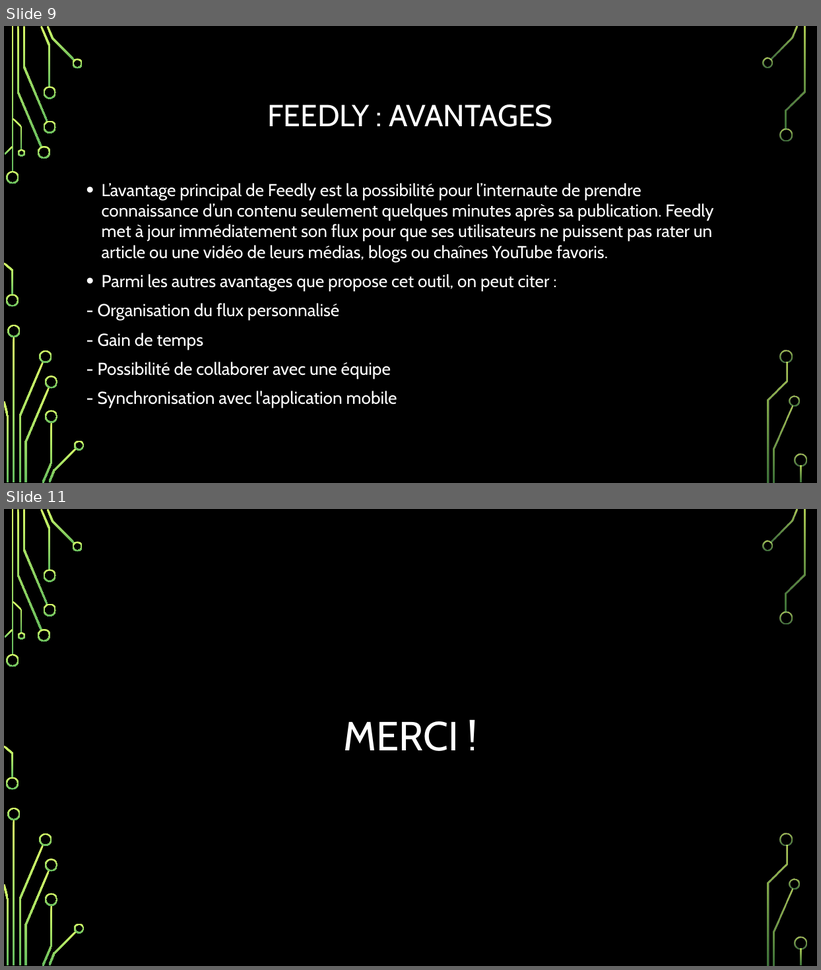
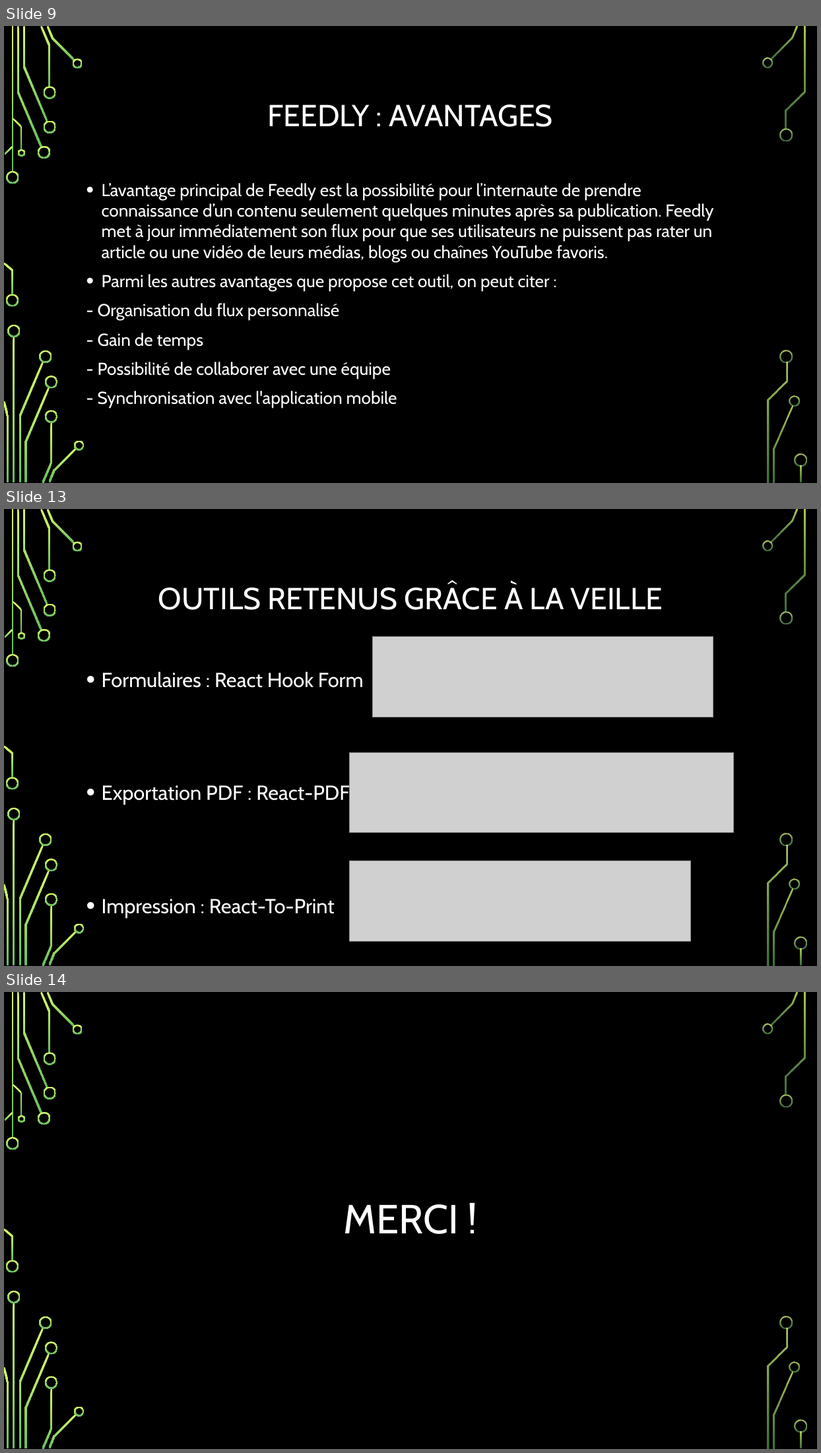
Before and after one commit to sunny-biard/MenuMaker, a slide deck: BIARD_Sunny_3_veille_052024.pptx. Shown one above the other, each under a label of ours: slides 9 and 11 before the commit, slides 9, 13 and 14 after it; the slides between them are not shown. The pictures are 821x970 and 821x1453 pixels, drawn with LibreOffice and Linux fonts; fonts in the diff are those of the drawing; grey boxes stand for pictures; background and template pictures are left out. Boxes give left, top, right and bottom in pixels: in the first picture for what was removed or moved away, otherwise in the second. Text is boxed around its words. In the diff, an @@ line names an element or a change of style, - is before the commit and + after.

```diff
--- a/BIARD_Sunny_3_veille_052024.pptx
+++ b/BIARD_Sunny_3_veille_052024.pptx
@@ slide 13 added at (x1=4, y1=509, x2=817, y2=966), background picture (left out); not listed: 36 template elements that a slide beside it also shows @@
@@ title added at (x1=158, y1=584, x2=663, y2=610), 36 pt, text #FFFFFF @@
+OUTILS RETENUS GRÂCE À LA VEILLE
@@ picture added at (x1=372, y1=637, x2=714, y2=718) @@
@@ text added at (x1=102, y1=672, x2=364, y2=918), 24 pt, text #FFFFFF @@
+• Formulaires : React Hook Form
+• Exportation PDF : React-PDF
+• Impression : React-To-Print
@@ picture added at (x1=350, y1=753, x2=733, y2=833) @@
@@ picture added at (x1=350, y1=861, x2=691, y2=942) @@
@@ what was slide 11 is now slide 14 @@
```
Also in this commit, not shown: 1 slide changed, 2 other slides added, 2 other files.
